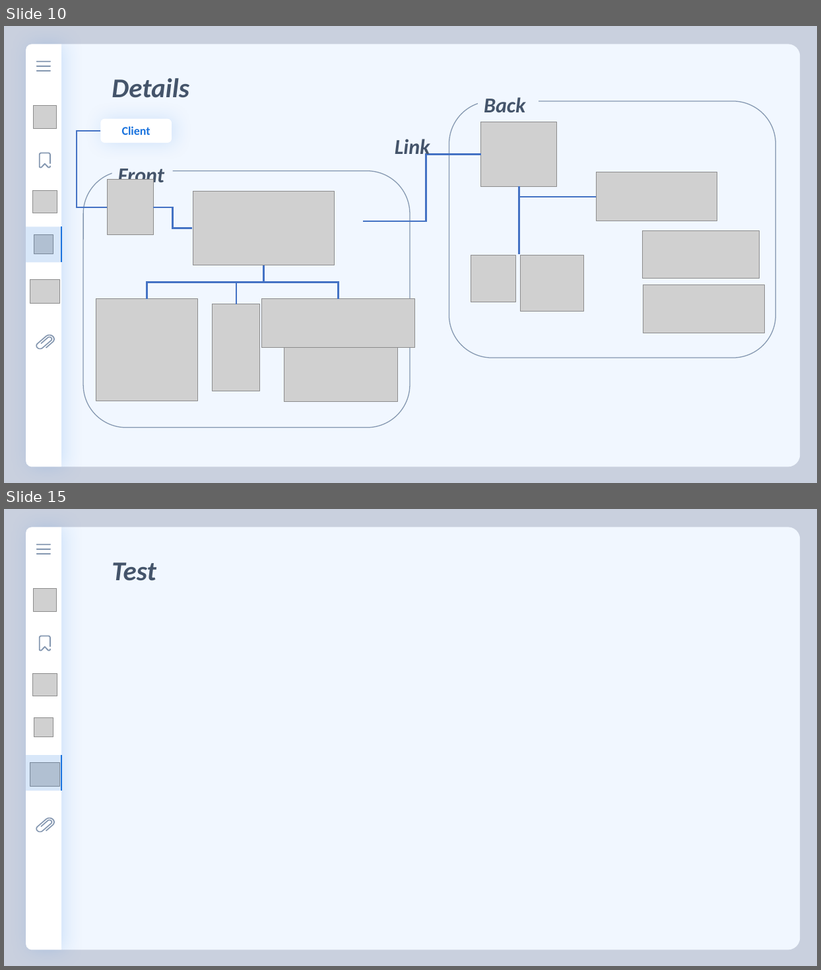
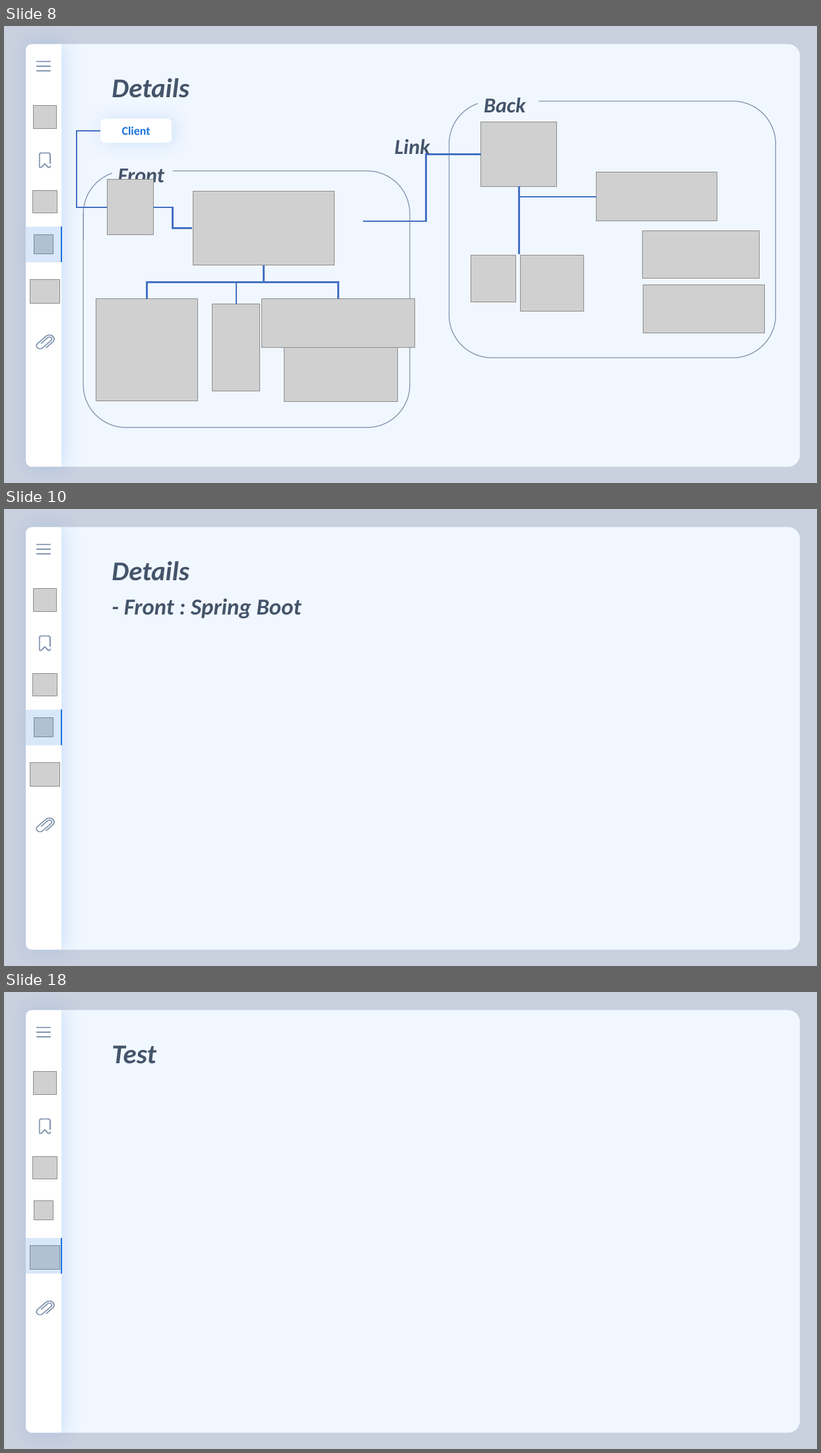
Before and after one commit to florentious/AutoGenerating_VariableName, a slide deck: Text/Presentation/presentation_ver0_3.pptm. Shown one above the other, each under a label of ours: slides 10 and 15 before the commit, slides 8, 10 and 18 after it; the slides between them are not shown. The pictures are 821x970 and 821x1453 pixels, drawn with LibreOffice and Linux fonts; fonts in the diff are those of the drawing; grey boxes stand for pictures. Boxes give left, top, right and bottom in pixels: in the first picture for what was removed or moved away, otherwise in the second. Text is boxed around its words. In the diff, an @@ line names an element or a change of style, - is before the commit and + after.

```diff
--- a/Text/Presentation/presentation_ver0_3.pptm
+++ b/Text/Presentation/presentation_ver0_3.pptm
@@ slide 10 added at [4, 509, 817, 966], background #C9D0DE @@
@@ round same rect added at [61, 527, 801, 951], fill #F1F7FF @@
@@ text added at [112, 561, 189, 581], 32 pt, text #44546A, bold, italic @@
+Details
@@ text added at [124, 598, 302, 619], 27 pt, text #44546A, bold, italic @@
+- Front : Spring Boot
@@ table added at [26, 710, 61, 745], 1 rows, 1 columns @@
+
@@ group added at [26, 527, 61, 950]: 4 pictures, 3 rounded rectangles, 2 freeform shapes, 1 round same rect @@
@@ what was slide 10 is now slide 8 @@
@@ what was slide 15 is now slide 18 @@
```
Also in this commit, not shown: 6 slides changed, 5 other slides added, 3 slides removed, 4 other files.
